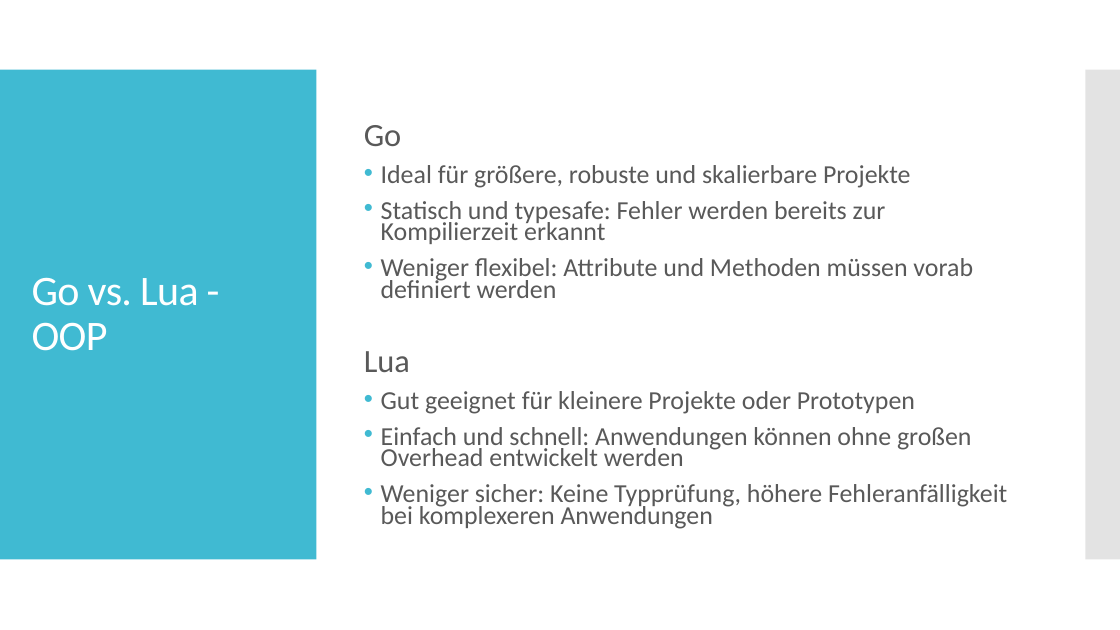
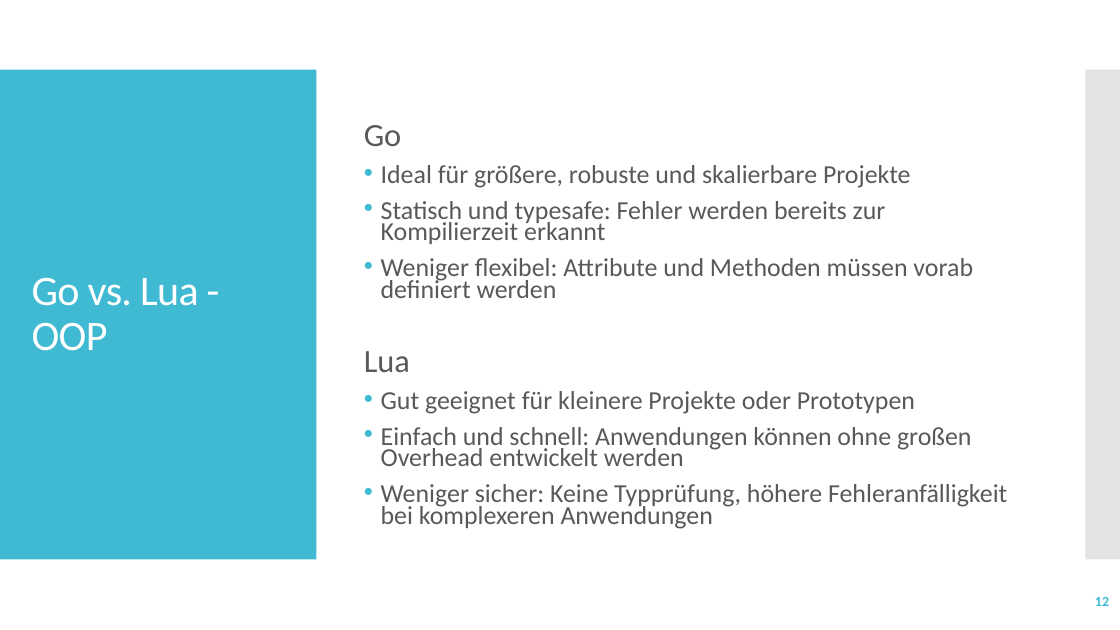
Before and after one commit to semi-doer/kp-semi-hasani, a slide deck: slide 12 of presentation/kp-semi-hasani-prensentation.pptx (slide 13 before the commit). Drawn at 1120x630 pixels with LibreOffice and Linux fonts; fonts in the diff are those of the drawing. Boxes give left, top, right and bottom in pixels: in the first picture for what was removed or moved away, otherwise in the second. Text is boxed around its words. In the diff, an @@ line names an element or a change of style, - is before the commit and + after.

```diff
--- a/presentation/kp-semi-hasani-prensentation.pptx
+++ b/presentation/kp-semi-hasani-prensentation.pptx
@@ page number added at (x1=1095, y1=597, x2=1109, y2=606), 12 pt, text #40BAD2, bold @@
+12
```
Also in this commit, not shown: 10 other slides changed, 1 slide removed, 2 other files.
